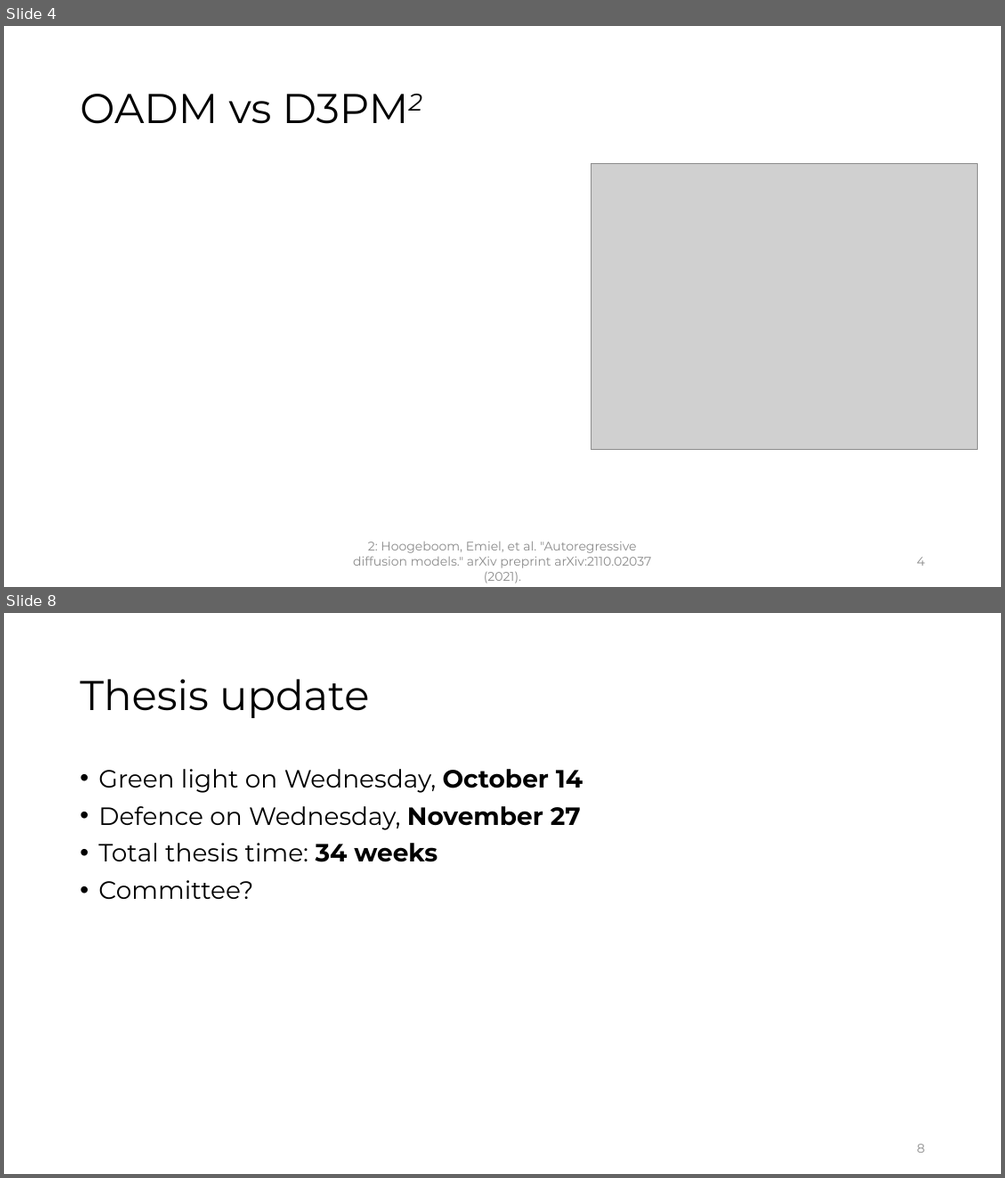
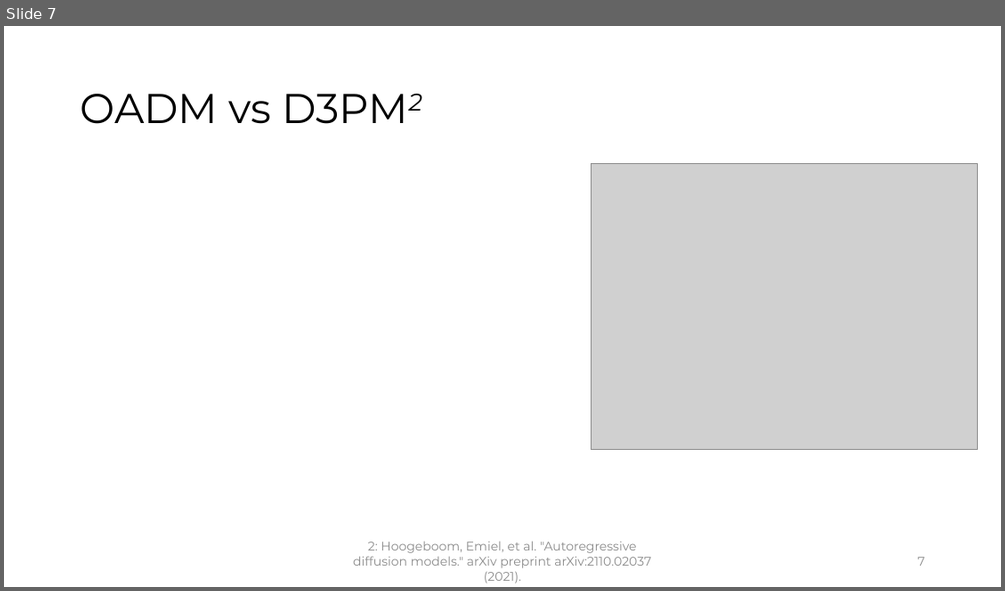
Before and after one commit to gadmiraal/Generative-AI-for-bio-molecule-design-notes, a slide deck: Master Thesis/Weekly updates/Weekly_Update_24.pptx. Shown one above the other, each under a label of ours: slides 4 and 8 before the commit, slide 7 after it; the slides between them are not shown. The pictures are 1005x1178 and 1005x591 pixels, drawn with LibreOffice and Linux fonts; fonts in the diff are those of the drawing; grey boxes stand for pictures. Boxes give left, top, right and bottom in pixels: in the first picture for what was removed or moved away, otherwise in the second. Text is boxed around its words. In the diff, an @@ line names an element or a change of style, - is before the commit and + after.

```diff
--- a/Master Thesis/Weekly updates/Weekly_Update_24.pptx
+++ b/Master Thesis/Weekly updates/Weekly_Update_24.pptx
@@ slide 8 removed at (4, 613, 1001, 1174), background #FFFFFF @@
@@ title removed at (80, 679, 369, 718) @@
-Thesis update
@@ text removed at (98, 769, 582, 899) @@
-• Green light on Wednesday, October 14
-• Defence on Wednesday, November 27
-• Total thesis time: 34 weeks
-• Committee?
@@ page number removed at (917, 1143, 925, 1152) @@
-8
@@ what was slide 4 is now slide 7 @@
@@ page number at (917, 556, 924, 565): text changed @@
-4
+7
```
Also in this commit, not shown: 4 slides changed, 17 slides added, 1 other slide removed, 1 other file.
